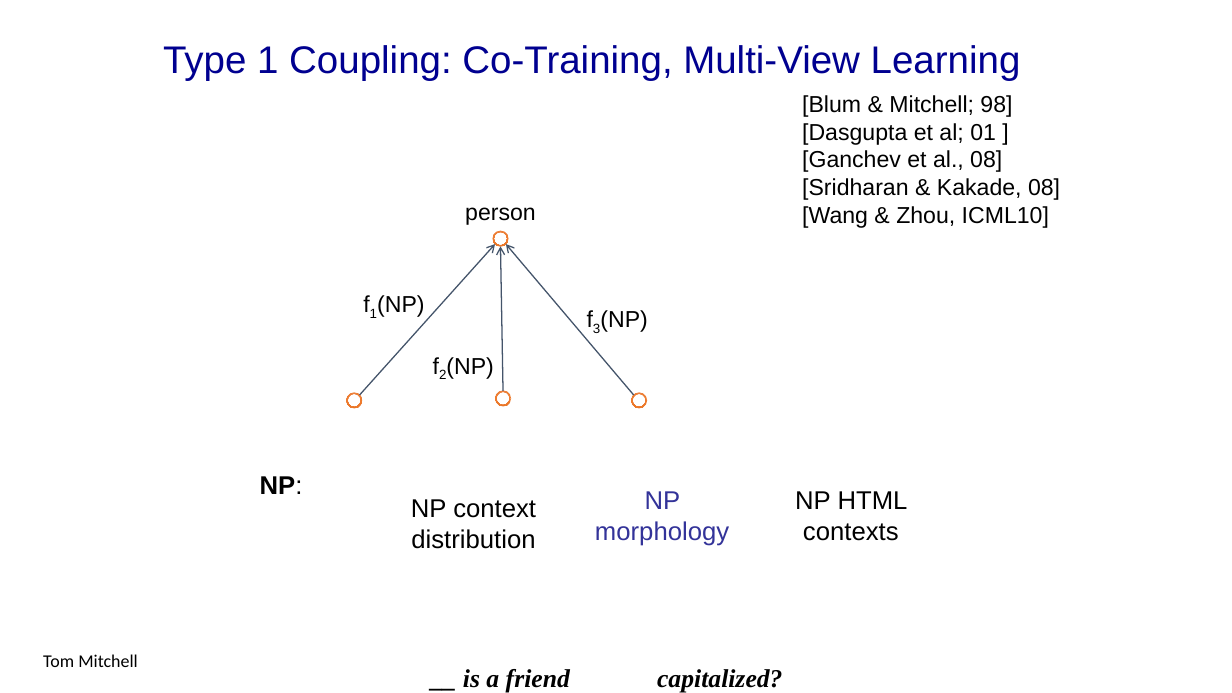
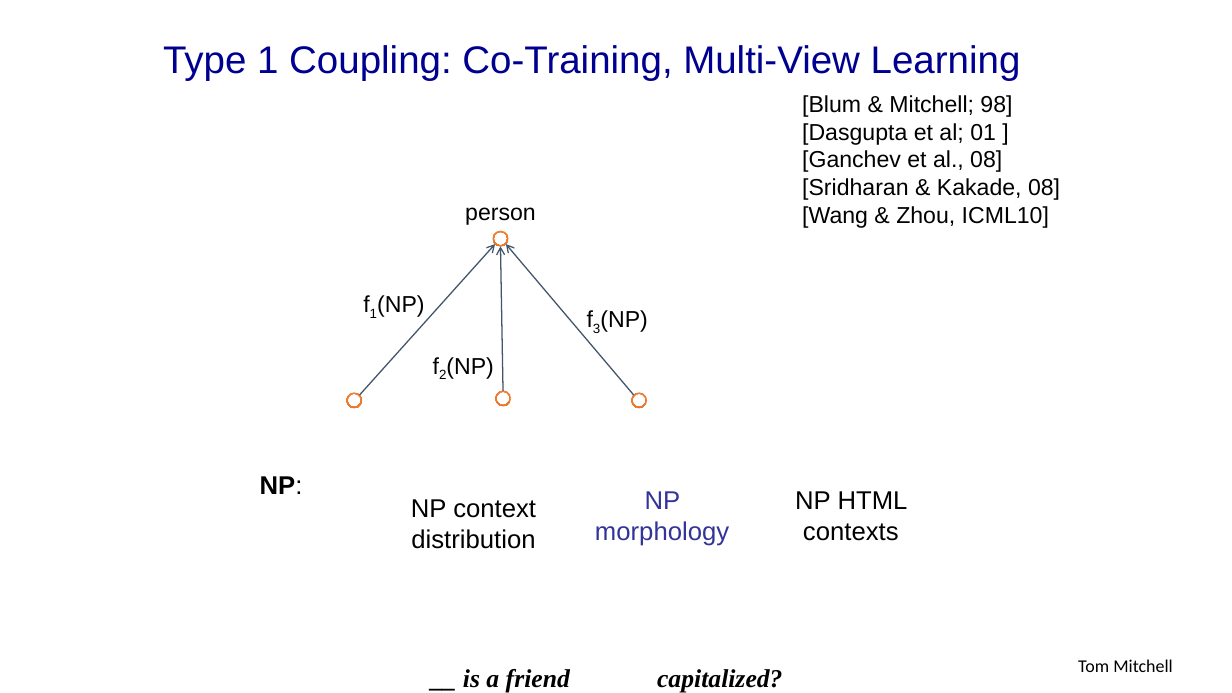
Before and after one commit to aritter/aritter.github.io, a slide deck: slide 6 of courses/slides/carlson2010_presentation.pptx (slide 5 before the commit). Drawn at 1232x693 pixels with LibreOffice and Linux fonts; fonts in the diff are those of the drawing. Boxes give left, top, right and bottom in pixels: in the first picture for what was removed or moved away, otherwise in the second. Text is boxed around its words. In the diff, an @@ line names an element or a change of style, - is before the commit and + after.

```diff
--- a/courses/slides/carlson2010_presentation.pptx
+++ b/courses/slides/carlson2010_presentation.pptx
@@ text "Tom Mitchell": place and size @@
-text "Tom Mitchell" at box(43, 654, 138, 667)
+text "Tom Mitchell" at box(1078, 659, 1173, 672)
```
Also in this commit, not shown: 6 other slides changed, 3 slides added.
